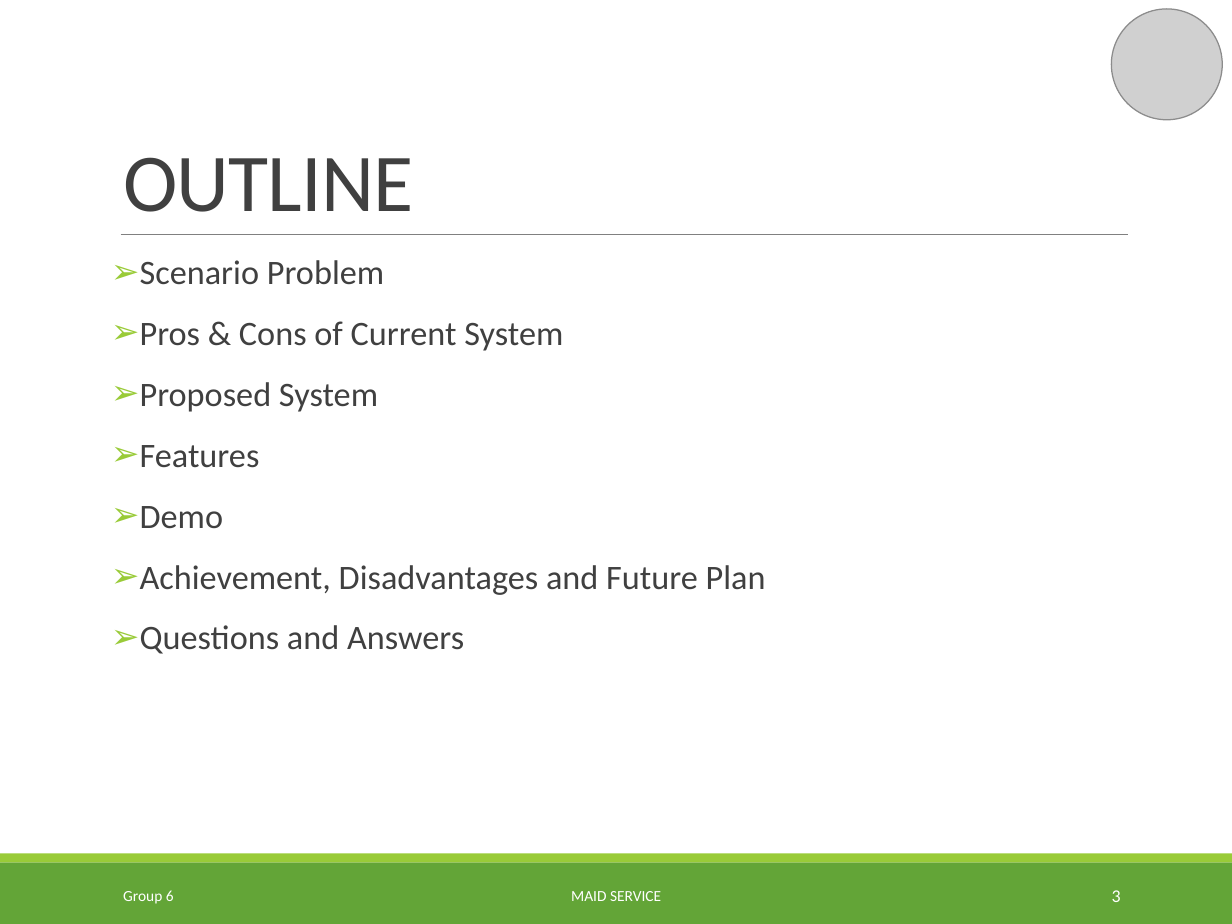
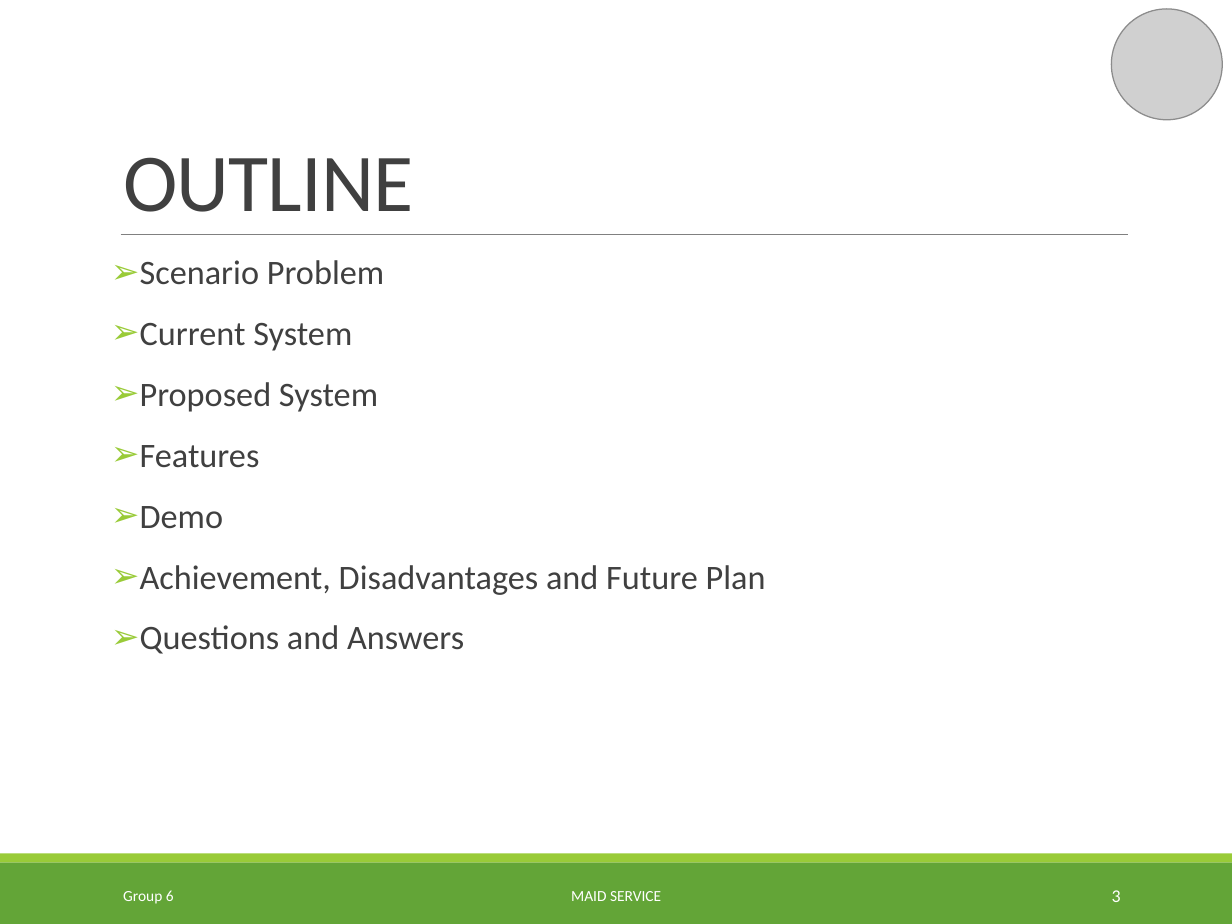
Before and after one commit to TuanBT/ms-website, a slide deck: slide 3 of Presentation/MS_Slide.pptx. Drawn at 1232x924 pixels with LibreOffice and Linux fonts; fonts in the diff are those of the drawing; grey boxes stand for pictures; background and template pictures are left out. Boxes give left, top, right and bottom in pixels: in the first picture for what was removed or moved away, otherwise in the second. Text is boxed around its words. In the diff, an @@ line names an element or a change of style, - is before the commit and + after.

```diff
--- a/Presentation/MS_Slide.pptx
+++ b/Presentation/MS_Slide.pptx
@@ text at (140,323,352,351): text changed @@
-➢ Pros & Cons of Current System
+➢ Current System
```
Also in this commit, not shown: 7 other slides changed.
